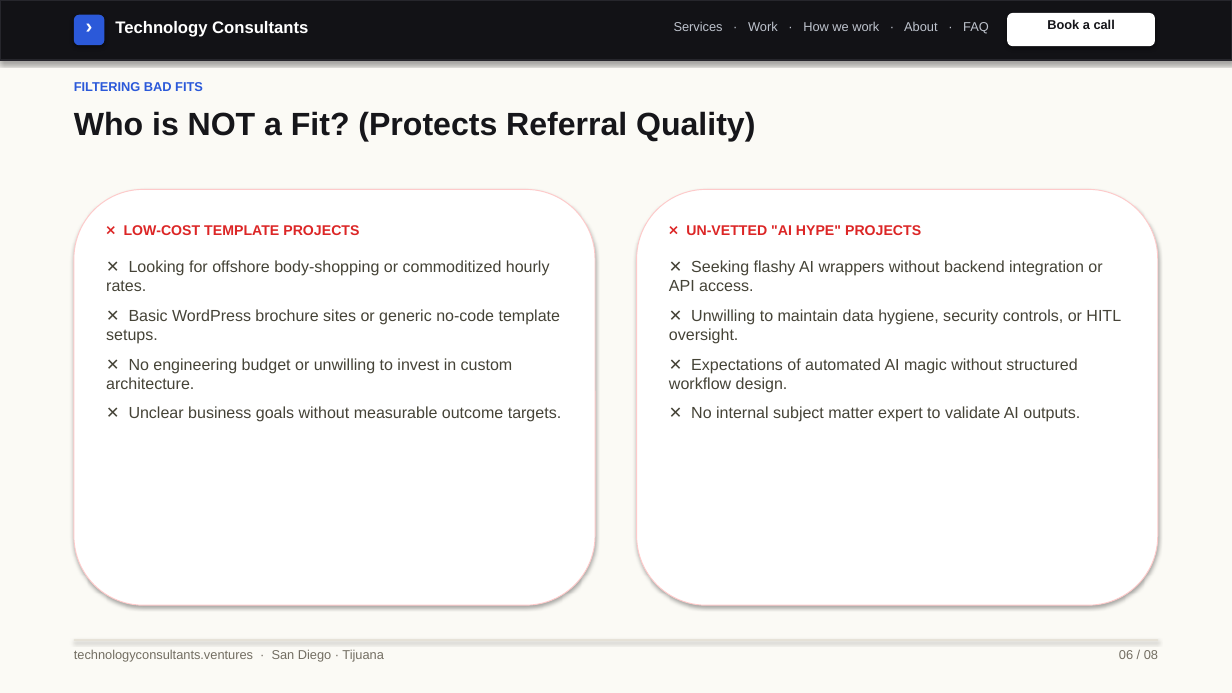
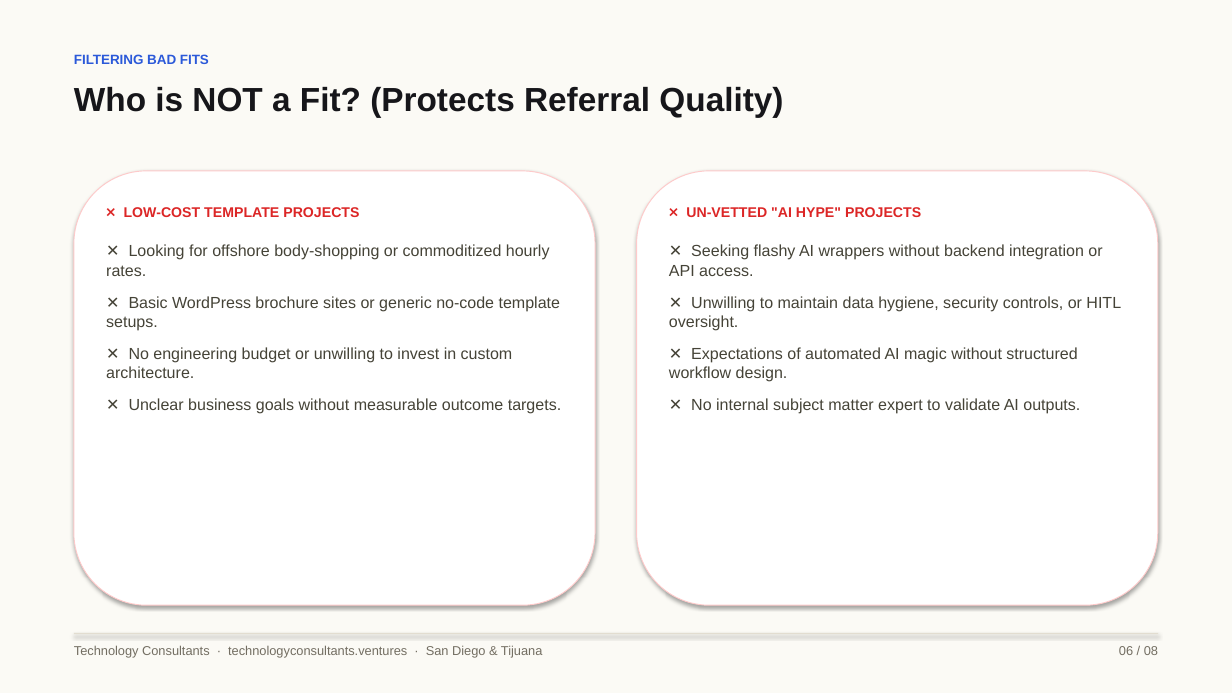
Before and after one commit to rguido198/TechnologyConsultantsVentures, a slide deck: slide 6 of Technology_Consultants_Who_to_Send_My_Way.pptx. Drawn at 1232x693 pixels with LibreOffice and Linux fonts; fonts in the diff are those of the drawing. Boxes give left, top, right and bottom in pixels: in the first picture for what was removed or moved away, otherwise in the second. Text is boxed around its words. In the diff, an @@ line names an element or a change of style, - is before the commit and + after.

Commit message:
Remove web navigation header bar from PPTX decks and fix slide vertical spacing, card proportions, and typography scale

```diff
--- a/Technology_Consultants_Who_to_Send_My_Way.pptx
+++ b/Technology_Consultants_Who_to_Send_My_Way.pptx
@@ rectangle removed at box(0, 0, 1232, 60) @@
@@ rounded rectangle removed at box(74, 15, 104, 45) @@
@@ text removed at box(74, 13, 104, 43) @@
-›
@@ text removed at box(115, 21, 308, 37) @@
-Technology Consultants
@@ text removed at box(674, 21, 989, 34) @@
-Services · Work · How we work · About · FAQ
@@ rounded rectangle removed at box(1007, 13, 1155, 46) @@
@@ text removed at box(1047, 19, 1115, 29) @@
-Book a call
@@ text "FILTERING BAD FITS": place and size @@
-text "FILTERING BAD FITS" at box(74, 82, 203, 91)
+text "FILTERING BAD FITS" at box(74, 54, 209, 64)
@@ text "FILTERING BAD FITS" at box(74, 54, 209, 64): size 10 to 10.5 pt @@
@@ text "Who is NOT a Fit? ...": place and size @@
-text "Who is NOT a Fit? ..." at box(74, 111, 755, 142)
+text "Who is NOT a Fit? ..." at box(74, 87, 783, 118)
@@ text "Who is NOT a Fit? ..." at box(74, 87, 783, 118): size 25 to 26 pt @@
@@ rounded rectangle: place and size @@
-rounded rectangle at box(74, 189, 595, 605)
+rounded rectangle at box(74, 171, 595, 605)
@@ rounded rectangle: place and size @@
-rounded rectangle at box(637, 189, 1158, 605)
+rounded rectangle at box(637, 171, 1158, 605)
@@ text "❌ LOW-COST TEMPLATE PROJECTS": place and size @@
-text "❌ LOW-COST TEMPLATE PROJECTS" at box(106, 225, 561, 422)
+text "❌ LOW-COST TEMPLATE PROJECTS" at box(106, 207, 561, 414)
@@ text "❌ LOW-COST TEMPLATE PROJECTS" at box(106, 207, 561, 414): more space between paragraphs @@
@@ text "❌ UN-VETTED "AI HYPE" PROJECTS" at box(669, 207, 1121, 414): more space between paragraphs @@
@@ text "❌ UN-VETTED "AI HYPE" PROJECTS": place and size @@
-text "❌ UN-VETTED "AI HYPE" PROJECTS" at box(669, 225, 1121, 422)
+text "❌ UN-VETTED "AI HYPE" PROJECTS" at box(669, 207, 1121, 414)
@@ rectangle: place and size @@
-rectangle at box(74, 640, 1158, 640)
+rectangle at box(74, 633, 1158, 634)
@@ text at box(74, 645, 542, 657): text changed @@
-technologyconsultants.ventures · San Diego · Tijuana
+Technology Consultants · technologyconsultants.ventures · San Diego & Tijuana
@@ text "06 / 08": place and size @@
-text "06 / 08" at box(1119, 650, 1158, 659)
+text "06 / 08" at box(1119, 646, 1158, 655)
```
Also in this commit, not shown: 7 other slides changed, 1 other file.
